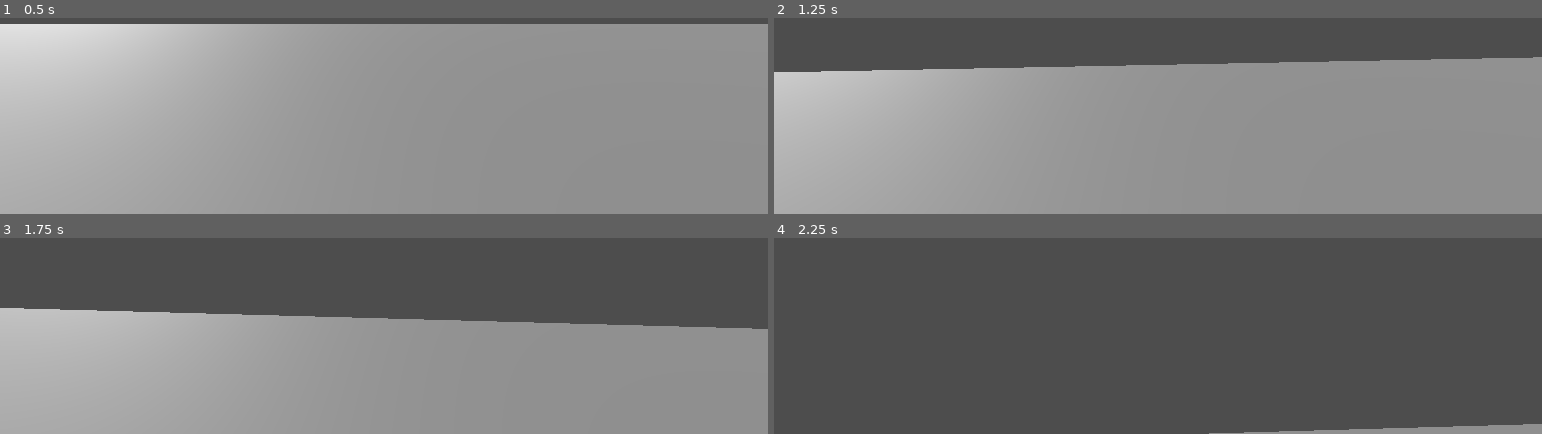
Above: before the commit, frames 1-4 (two rows, left to right).
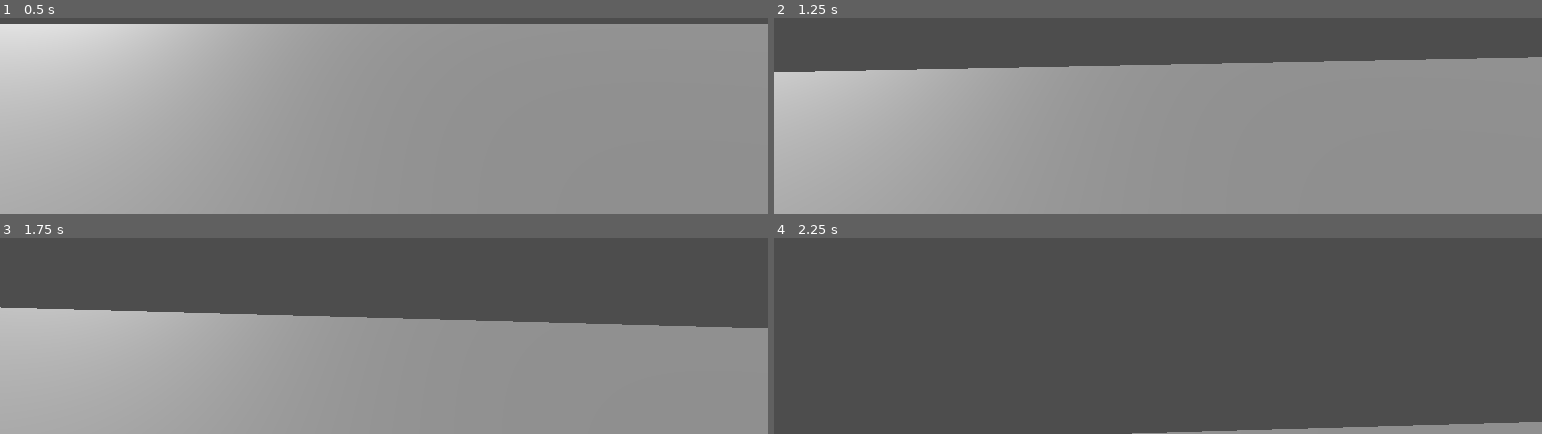
Above: after the commit, the same moments.

Repository: zachary-huber/globalGameJam2025_BUBBLE
Game: Godot game, scene res://src/scenes/main_3d.tscn
Same seed, same stepped clock (60 frames per second), same inputs: the game is played once before the commit and once after it.
Inputs (mouse positions are in pixels of both pictures, inside the frame that each line leads up to):
- Up to frame 1 (0.5 s): no input
- Up to frame 2 (1.25 s): tap Enter (ui_accept) at 0.5, 0.77 s; move the mouse to (outside the picture) at 0.52 s; hold W (forward) from 0.53 s (still down)
- Up to frame 3 (1.75 s): keep holding W (forward); move the mouse to (outside the picture) at 1.27 s; tap Enter (ui_accept) at 1.52 s
- Up to frame 4 (2.25 s): keep holding W (forward); move the mouse to (outside the picture) at 2.02 s

Frame 1 is identical in both runs. In frame 2, less than 0.1% of the frame differs, in the area x 5-99%, y 19-28%; in frame 3, 0.2%; in frame 4, 0.6%, in the area x 46-100%, y 93-100%.

Commit message:
player moves along camera basis

Diff:
--- a/src/scripts/player.gd
+++ b/src/scripts/player.gd
@@ -30,7 +30,7 @@
 		velocity.y = JUMP_VELOCITY
 
 	input_dir = Input.get_vector("left", "right", "forward", "backward")
-	direction = (transform.basis * Vector3(input_dir.x, 0, input_dir.y)).normalized()
+	direction = (playerCameraPivot.basis * Vector3(input_dir.x, 0, input_dir.y)).normalized()
 	if direction:
 		velocity.x = direction.x * SPEED
 		velocity.z = direction.z * SPEED
